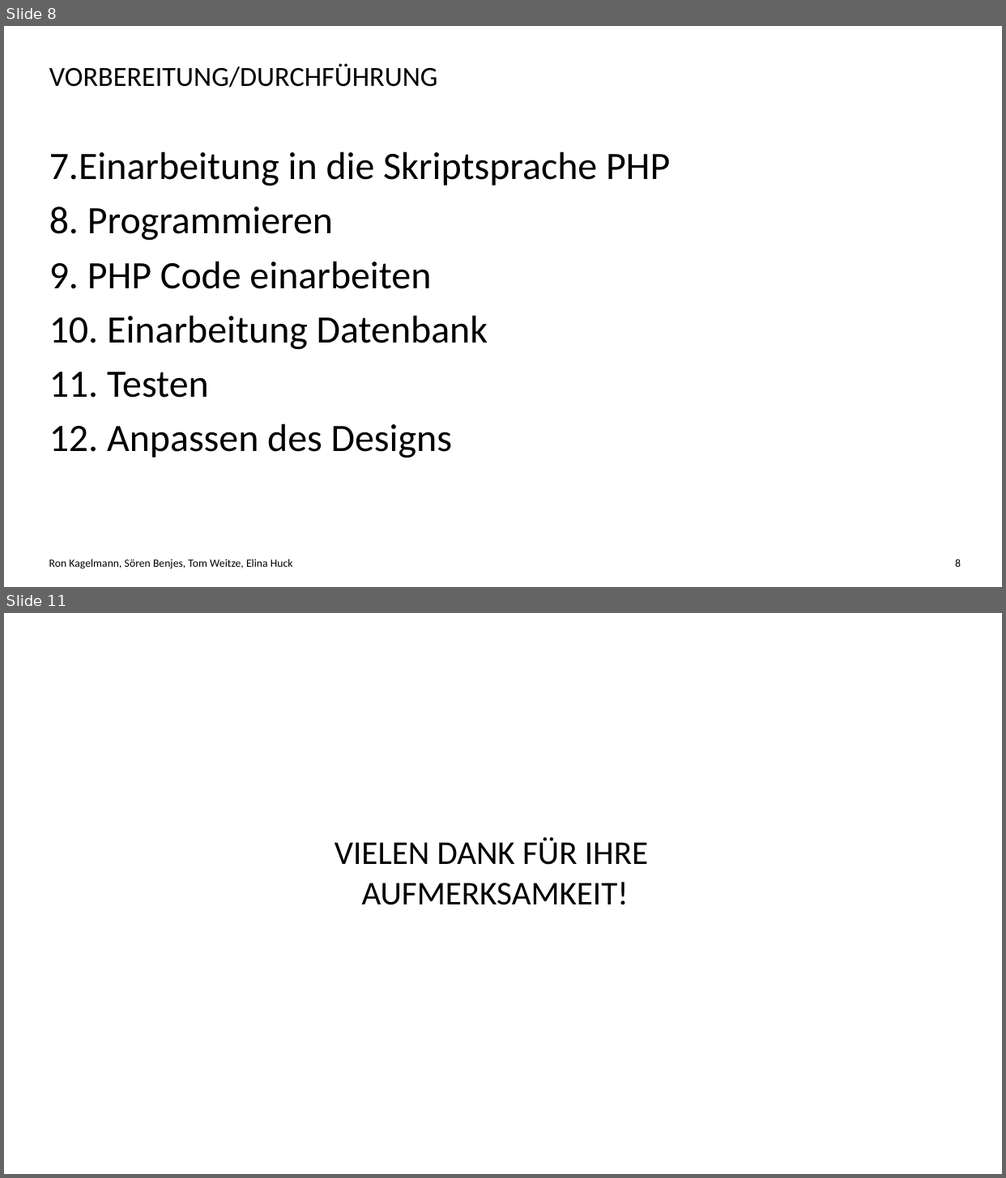
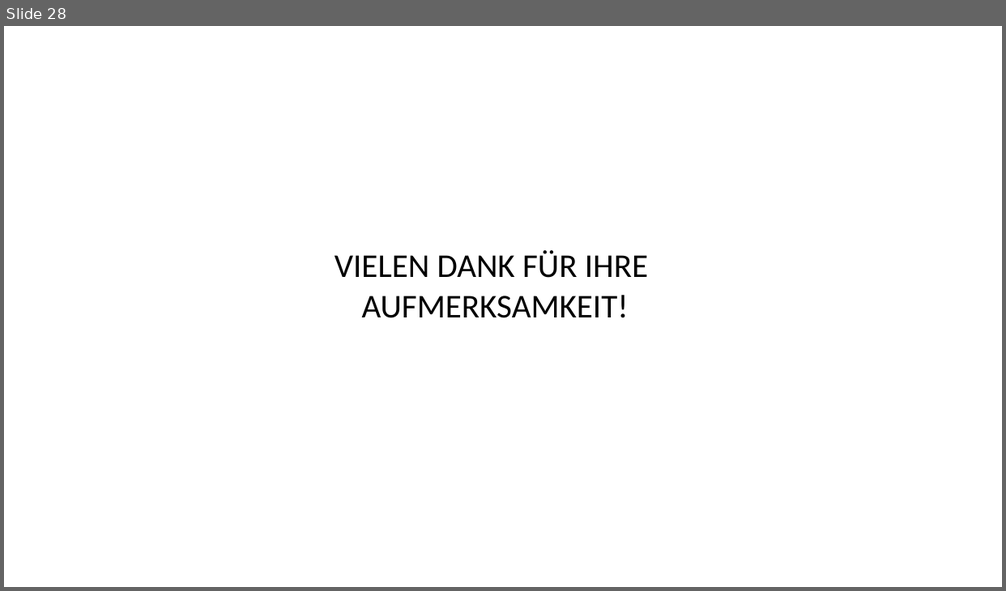
Before and after one commit to Elinuschka/H-DSkript, a slide deck: Candidate Accessment System.pptx. Shown one above the other, each under a label of ours: slides 8 and 11 before the commit, slide 28 after it; the slides between them are not shown. The pictures are 1006x1178 and 1006x591 pixels, drawn with LibreOffice and Linux fonts; fonts in the diff are those of the drawing; background and template pictures are left out. Boxes give left, top, right and bottom in pixels: in the first picture for what was removed or moved away, otherwise in the second. Text is boxed around its words. In the diff, an @@ line names an element or a change of style, - is before the commit and + after.

```diff
--- a/Candidate Accessment System.pptx
+++ b/Candidate Accessment System.pptx
@@ slide 8 removed at box(4, 26, 1002, 587), background #FFFFFF @@
@@ title removed at box(49, 63, 437, 88) @@
-VORBEREITUNG/DURCHFÜHRUNG
@@ text removed at box(49, 152, 670, 459) @@
-7.Einarbeitung in die Skriptsprache PHP
-8. Programmieren
-9. PHP Code einarbeiten
-10. Einarbeitung Datenbank
-11. Testen
-12. Anpassen des Designs
@@ text removed at box(49, 559, 293, 570) @@
-Ron Kagelmann, Sören Benjes, Tom Weitze, Elina Huck
@@ page number removed at box(955, 559, 961, 567) @@
-8
@@ what was slide 11 is now slide 28 @@
```
Also in this commit, not shown: 2 slides changed, 24 slides added, 6 other slides removed.
